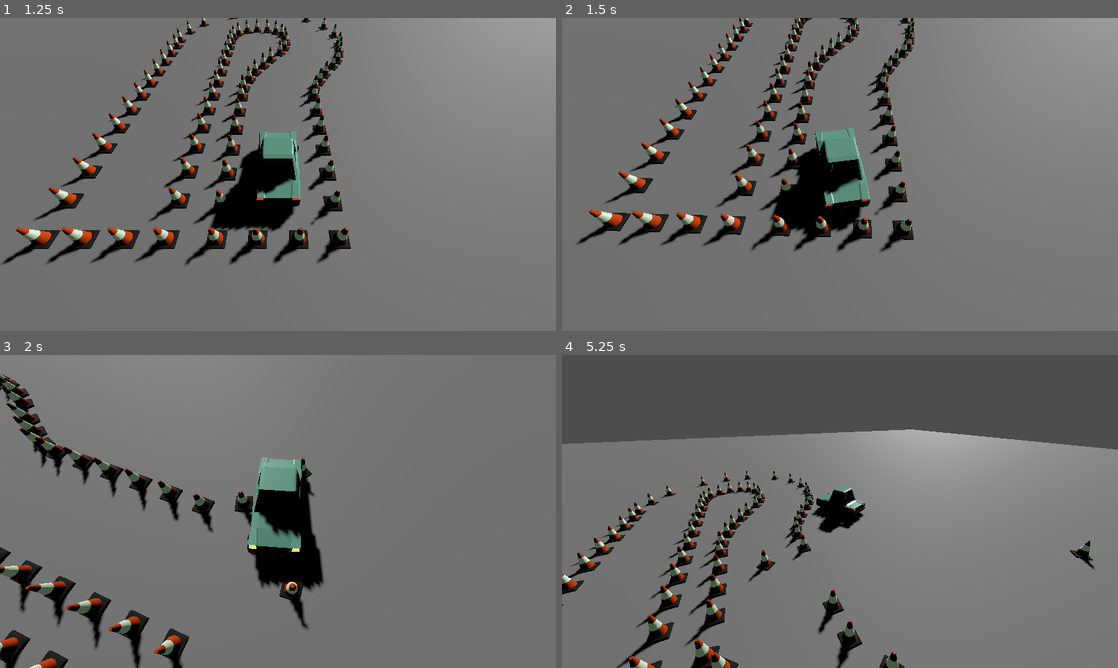
Above: before the commit, frames 1-4 (two rows, left to right).
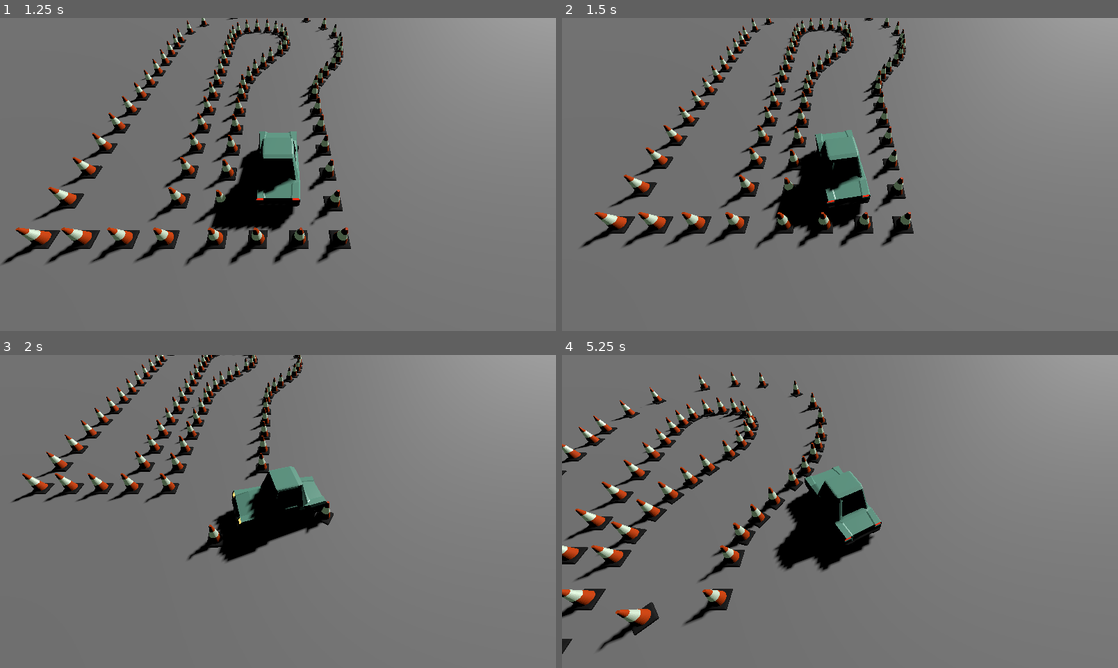
Above: after the commit, the same moments.

Repository: TomMurray/ValetV2
Game: Godot game, scene res://scenes/car_test.tscn
Two runs of this game, one before a commit and one after it. Both use one fixed random seed, a clock stepped at 60 frames per second and the inputs below.
Inputs:
- Up to frame 1 (1.25 s): hold Right (steer_right) from 0.53 s (still down)
- Up to frame 2 (1.5 s): release Right (steer_right) at 1.28 s; hold Down (brake_reverse) from 1.28 s (still down)
- Up to frame 3 (2 s): keep holding Down (brake_reverse)
- Up to frame 4 (5.25 s): release Down (brake_reverse) at 2.03 s; hold Right (steer_right) 2.03-2.78 s; hold Up (accelerate) 2.78-3.53 s; hold Left (steer_left) 3.53-5.03 s; hold Down (brake_reverse) from 5.03 s (still down)

Frame 1 is identical in both runs. In frame 2, 9.6% of the frame differs, in the area x 2-64%, y 0-75%; in frame 3, 20%; in frame 4, 43%, in the area x 0-100%, y 0-100%.
Error before the commit: Invalid access to property or key 'position' on a base object of type 'Nil'. (res://scenes/follow.gd:8)

Commit message:
Fix target for follow node for camera

Diff:
--- a/scenes/car_test.tscn
+++ b/scenes/car_test.tscn
@@ -20,8 +20,9 @@
 [node name="picocar" parent="." instance=ExtResource("1_jpuht")]
 colour = Color(0.466667, 0.733333, 0.639216, 1)
 
-[node name="follow_camera" type="Node3D" parent="."]
+[node name="follow_camera" type="Node3D" parent="." node_paths=PackedStringArray("target")]
 script = ExtResource("2_c0ry7")
+target = NodePath("../picocar")
 
 [node name="Camera3D" type="Camera3D" parent="follow_camera" node_paths=PackedStringArray("target")]
 transform = Transform3D(-1, 6.99378e-08, -5.24542e-08, 0, 0.600006, 0.799996, 8.74228e-08, 0.799996, -0.600006, 0, 4.94629, -3.70978)
